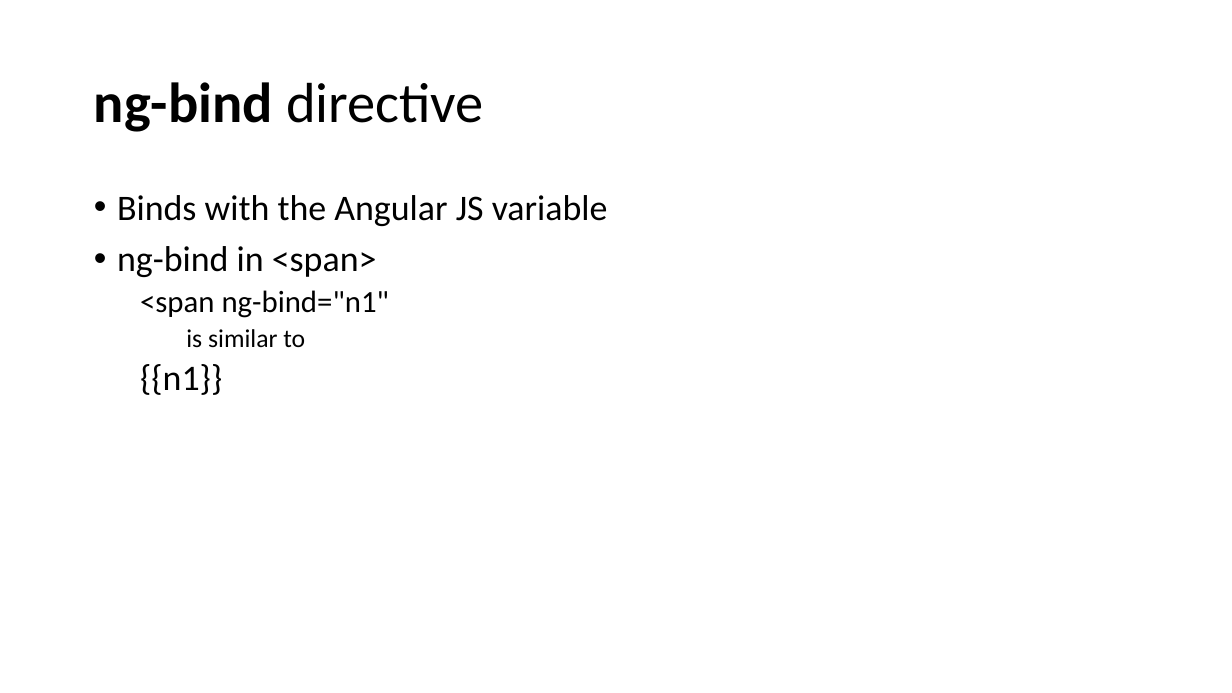
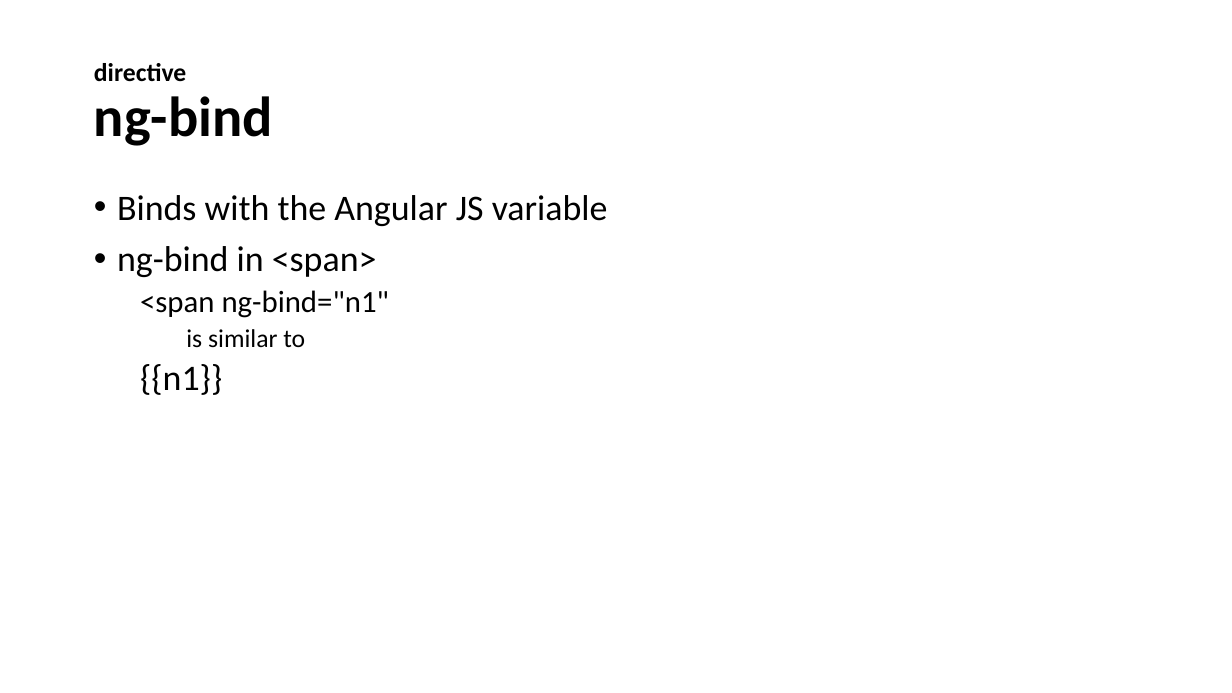
Before and after one commit to santoshkar/Angular, a slide deck: slide 9 of Angular JS draft.pptx. Drawn at 1232x693 pixels with LibreOffice and Linux fonts; fonts in the diff are those of the drawing. Boxes give left, top, right and bottom in pixels: in the first picture for what was removed or moved away, otherwise in the second. Text is boxed around its words. In the diff, an @@ line names an element or a change of style, - is before the commit and + after.

```diff
--- a/Angular JS draft.pptx
+++ b/Angular JS draft.pptx
@@ title at (94,63,273,146): text changed; size 44 to 20 pt; bold on @@
-ng-bind directive
+directive
+ng-bind
```
Also in this commit, not shown: 6 other slides changed, 8 slides added, 1 slide removed, 4 other files.
